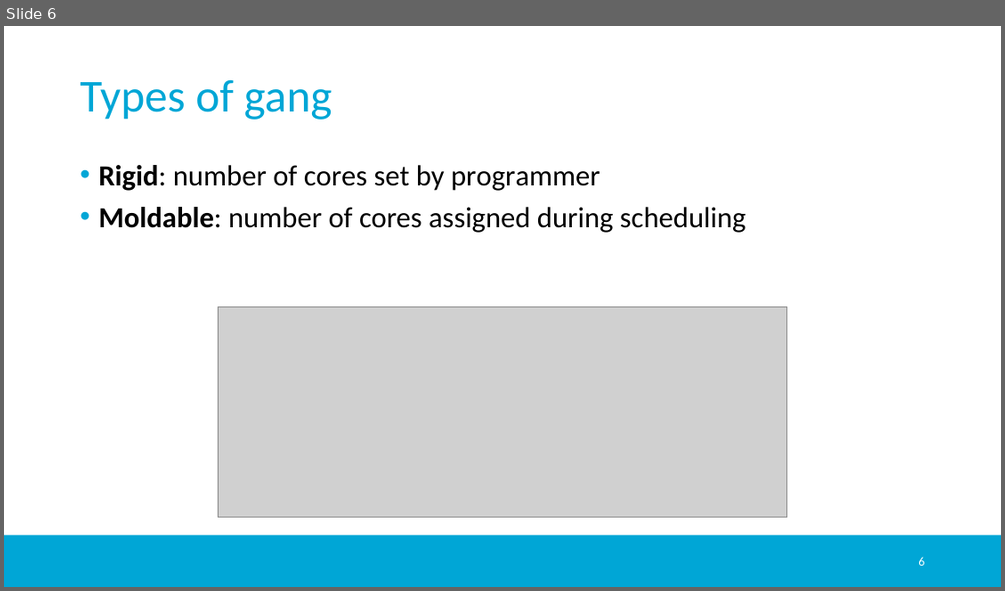
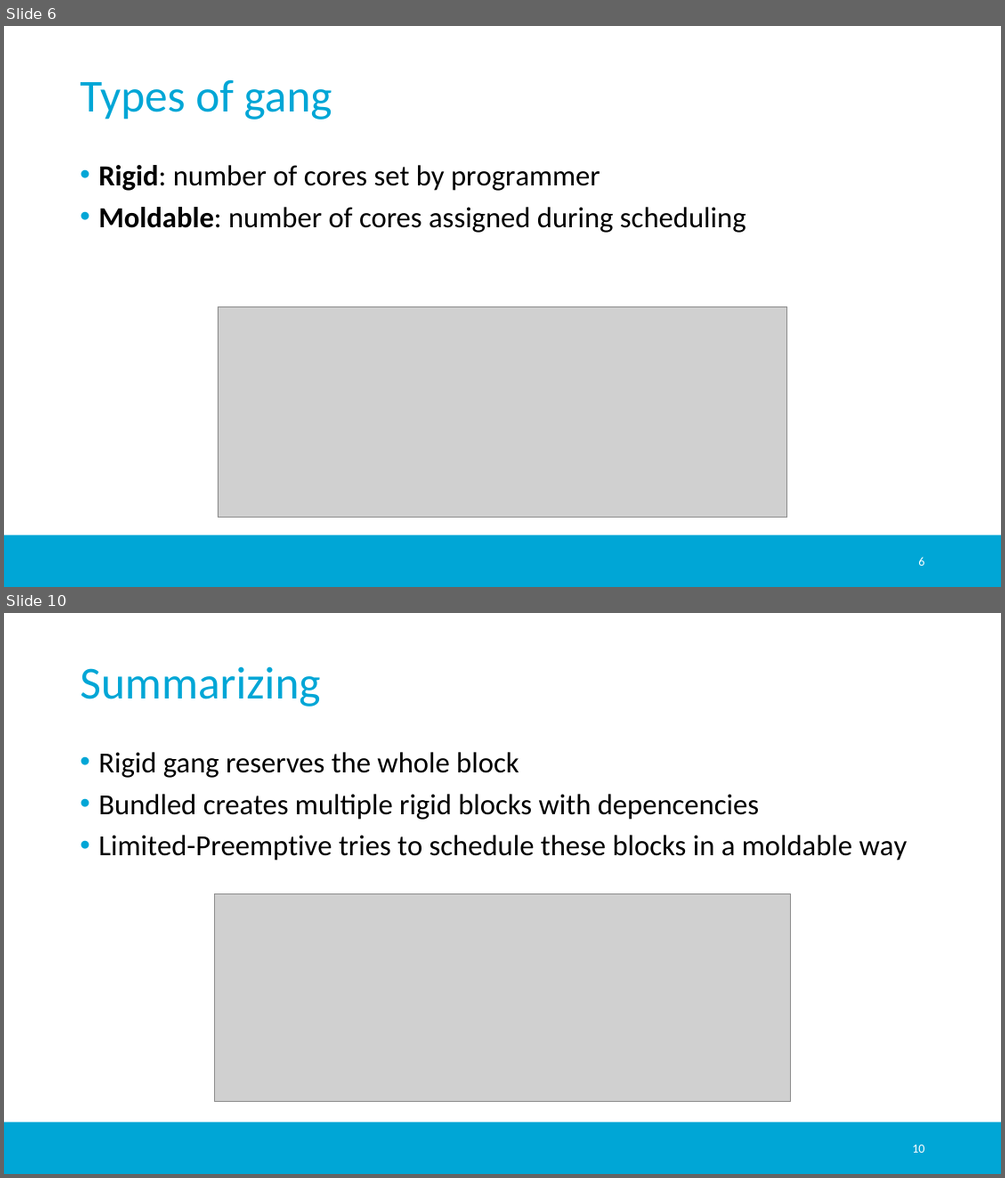
Before and after one commit to jmigual/APATeoria, a slide deck: Notes/TFM_presentations/2020_02_24_v2/2020_02_24_v2.pptx. Shown one above the other, each under a label of ours: slide 6 before the commit, slides 6 and 10 after it; the slides between them are not shown. The pictures are 1005x591 and 1005x1178 pixels, drawn with LibreOffice and Linux fonts; fonts in the diff are those of the drawing; grey boxes stand for pictures; background and template pictures are left out. Boxes give left, top, right and bottom in pixels: in the first picture for what was removed or moved away, otherwise in the second. Text is boxed around its words. In the diff, an @@ line names an element or a change of style, - is before the commit and + after.

Commit message:
Added new bundled figures

```diff
--- a/Notes/TFM_presentations/2020_02_24_v2/2020_02_24_v2.pptx
+++ b/Notes/TFM_presentations/2020_02_24_v2/2020_02_24_v2.pptx
@@ slide 10 added at <box>4,613,1001,1174</box>, background #FFFFFF; not listed: 1 template element that a slide beside it also shows @@
@@ title added at <box>80,666,320,706</box>, 44 pt, text #00A6D6 @@
+Summarizing
@@ text added at <box>98,752,907,860</box>, 28 pt, text #000000 @@
+• Rigid gang reserves the whole block
+• Bundled creates multiple rigid blocks with depencencies
+• Limited-Preemptive tries to schedule these blocks in a moldable way
@@ picture added at <box>215,893,791,1102</box> @@
@@ page number added at <box>912,1144,924,1152</box>, 12 pt, text #FFFFFF @@
+10
```
Also in this commit, not shown: 3 other slides added, 5 other files.
